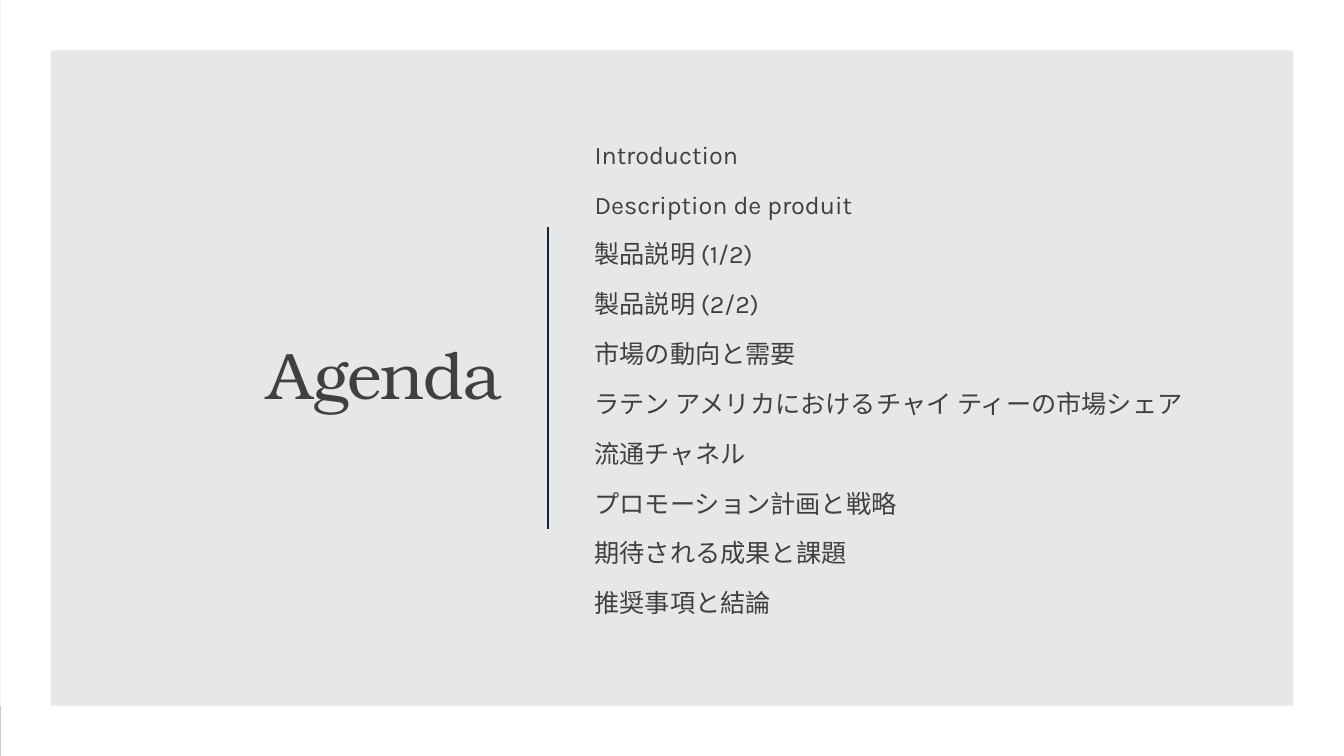
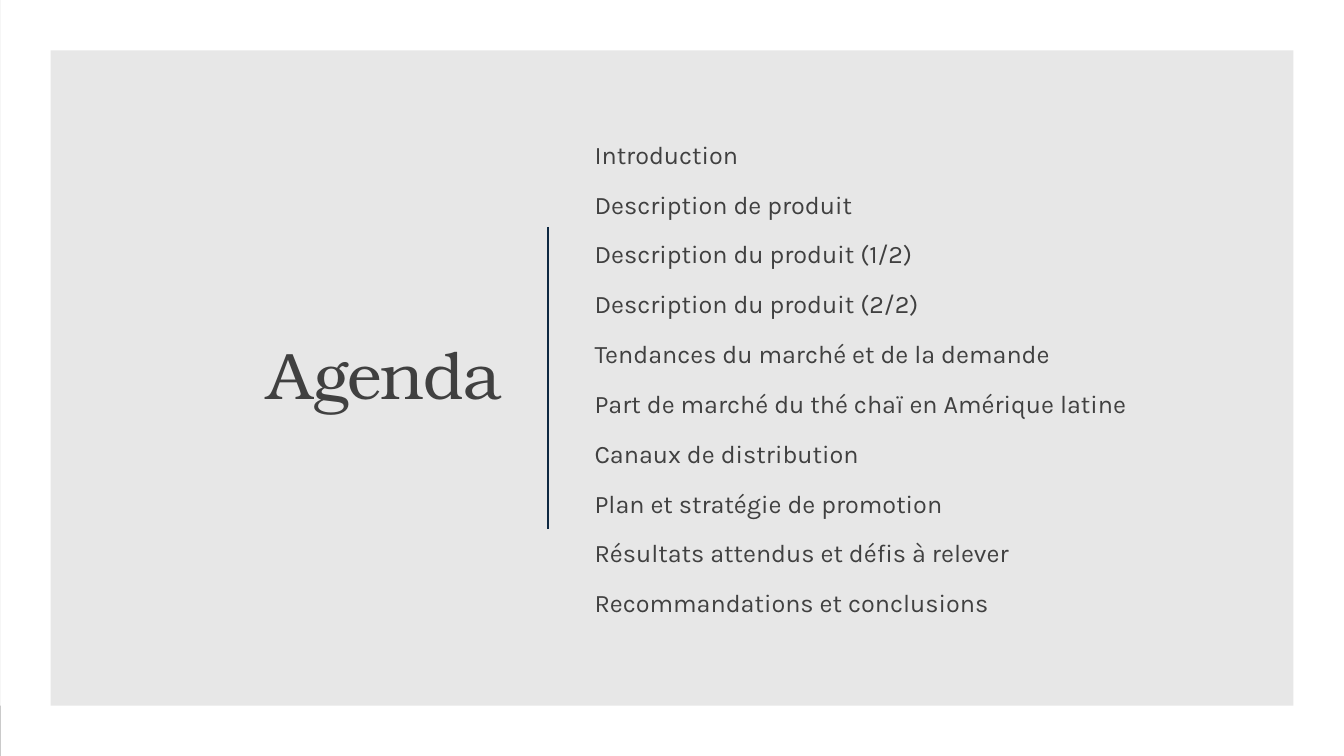
Before and after one commit to MicrosoftLearning/MS-4004-Empower-workforce-copilot-use-cases.fr-fr, a slide deck: slide 2 of ResourceFiles/Mystic Spice Premium Chai Market Analysis Presentation.pptx. Drawn at 1344x756 pixels with LibreOffice and Linux fonts; fonts in the diff are those of the drawing. Boxes give left, top, right and bottom in pixels: in the first picture for what was removed or moved away, otherwise in the second. Text is boxed around its words. In the diff, an @@ line names an element or a change of style, - is before the commit and + after.

```diff
--- a/ResourceFiles/Mystic Spice Premium Chai Market Analysis Presentation.pptx
+++ b/ResourceFiles/Mystic Spice Premium Chai Market Analysis Presentation.pptx
@@ text at [595, 244, 1126, 613]: text changed @@
-  製品説明 (1/2)
-  製品説明 (2/2)
-  市場の動向と需要
-  ラテン アメリカにおけるチャイ ティーの市場シェア
-  流通チャネル
-  プロモーション計画と戦略
-  期待される成果と課題
-  推奨事項と結論
+  Description du produit (1/2)
+  Description du produit (2/2)
+  Tendances du marché et de la demande
+  Part de marché du thé chaï en Amérique latine
+  Canaux de distribution
+  Plan et stratégie de promotion
+  Résultats attendus et défis à relever
+  Recommandations et conclusions
```
Also in this commit, not shown: 13 other slides changed, 32 other files.
